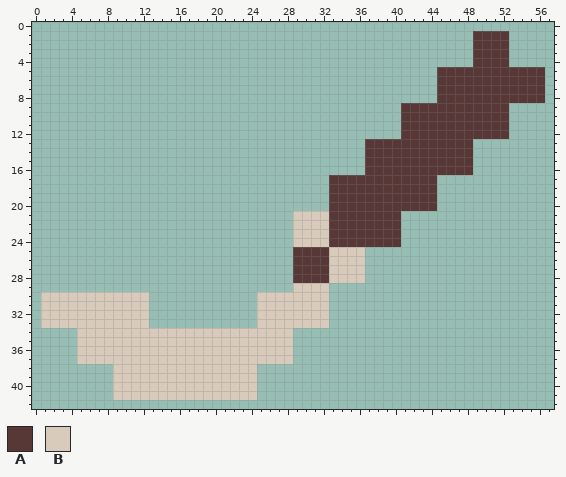
Two versions of one pixel-art sprite, Animations/ArmLeft/Default/000.png. Above, as it was before the edit.
The file is 58x43 pixels.
Palette (. is transparent): A #583737  B #d9cbbb
And afterwards:
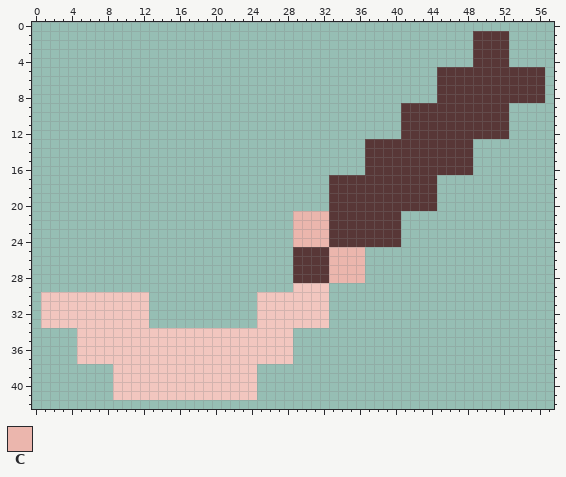
Colours new in this view: C #ebb6ad
The edit:
colour B: #d9cbbb -> #f2c6bf
Changed rows in their new state; - is a pixel that keeps its letter.
first column x 29:
21 CCCC----
22 CCCC----
23 CCCC----
24 CCCC----
25 ----CCCC
26 ----CCCC
27 ----CCCC
28 ----CCCC
